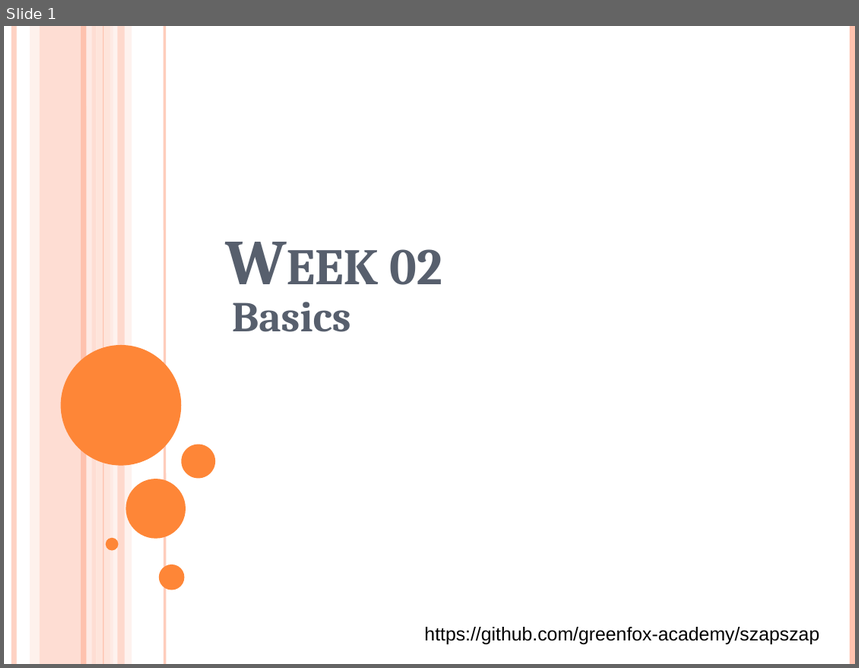
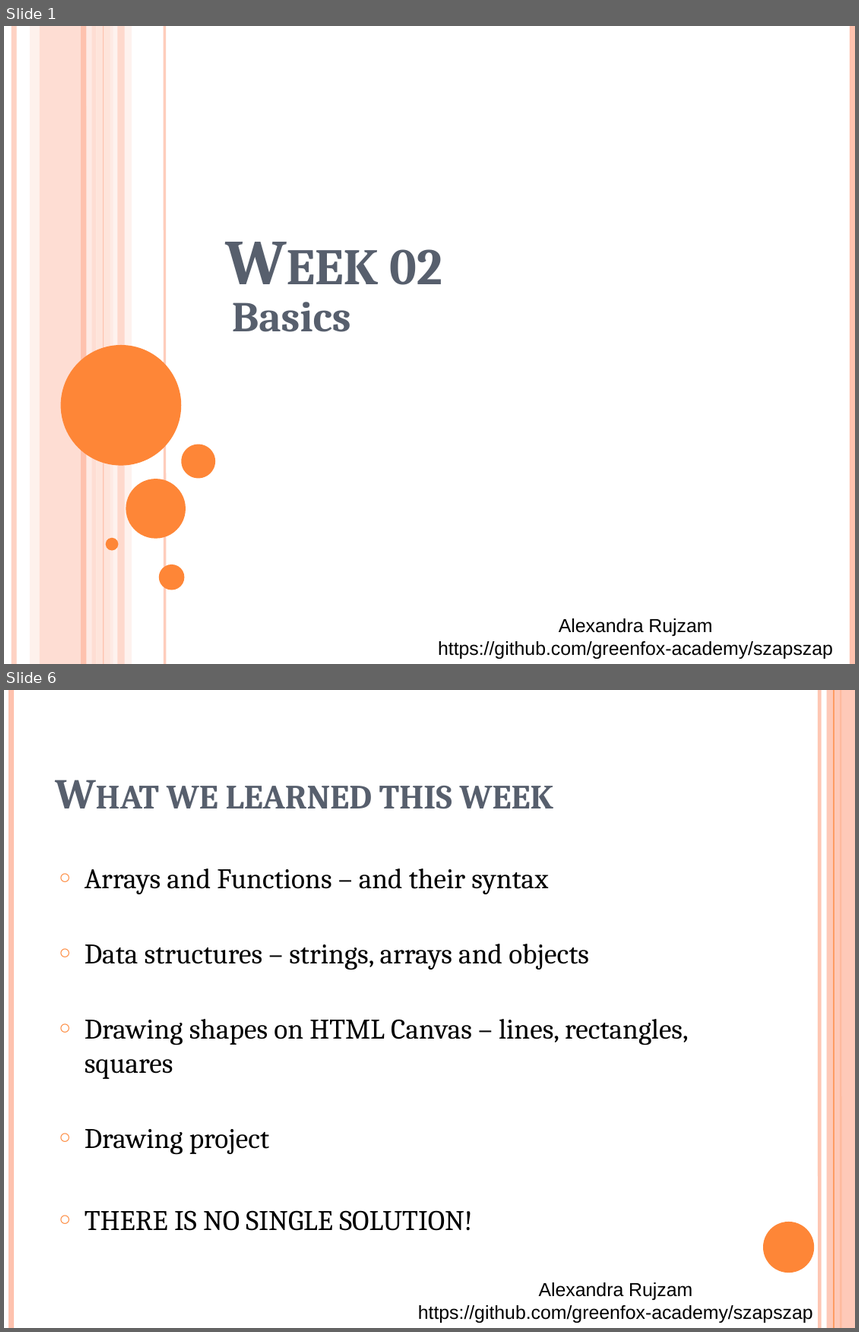
Before and after one commit to green-fox-academy/szapszap, a slide deck: Week02/day-05/Demo.pptx. Shown one above the other, each under a label of ours: slide 1 before the commit, slides 1 and 6 after it; the slides between them are not shown. The pictures are 859x668 and 859x1332 pixels, drawn with LibreOffice and Linux fonts; fonts in the diff are those of the drawing. Boxes give left, top, right and bottom in pixels: in the first picture for what was removed or moved away, otherwise in the second. Text is boxed around its words. In the diff, an @@ line names an element or a change of style, - is before the commit and + after.

```diff
--- a/Week02/day-05/Demo.pptx
+++ b/Week02/day-05/Demo.pptx
@@ slide 6 added at [4,690,855,1328], background #FFFFFF @@
@@ line added from (11, 690) to (11, 1328), #FEC3AE 4.5 pt @@
@@ line added from (819, 690) to (819, 1328), #FEC3AE 3 pt @@
@@ rectangle added at [827,690,855,1328], fill #FEC3AE at 87% opacity @@
@@ line added from (834, 690) to (834, 1328), #FE8637 0.75 pt @@
@@ line added from (841, 690) to (841, 1328), #FE8637 1.5 pt @@
@@ title added at [167,786,554,809], 36 pt, text #575F6D, bold, small capitals @@
+What we learned this week
@@ text added at [85,869,689,1231], 24 pt, text #000000 @@
+○ Arrays and Functions – and their syntax
+○ Data structures – strings, arrays and objects
+○ Drawing shapes on HTML Canvas – lines, rectangles, squares
+○ Drawing project
+○ THERE IS NO SINGLE SOLUTION!
@@ ellipse added at [763,1222,814,1273], fill #FE8637 @@
@@ text added at [418,1283,813,1323], 16 pt, text #000000 @@
+Alexandra Rujzam
+https://github.com/greenfox-academy/szapszap
@@ slide 1 changed as well @@
@@ text at [438,619,833,659]: text changed @@
-https://github.com/greenfox-academy/szapszap
+Alexandra Rujzam
+https://github.com/greenfox-academy/szapszap
```
Also in this commit, not shown: 11 other slides added, 10 other files.
